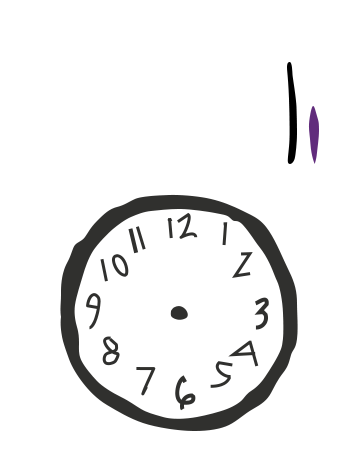
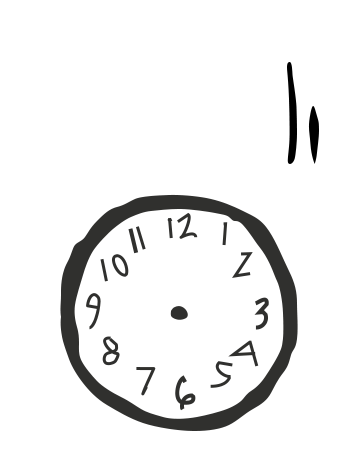
The second w=341, h=473 image is a revision of the first. Changes to its layers:
painted on "Hour Hand@2x.png", unmasked it over [308, 106, 319, 164]
